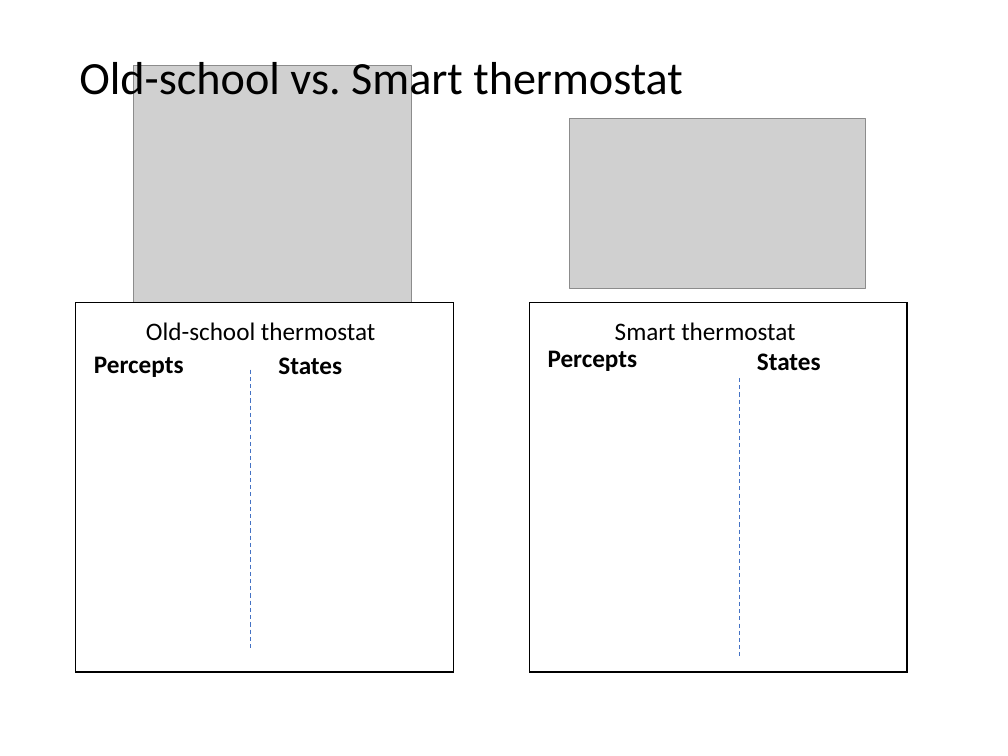
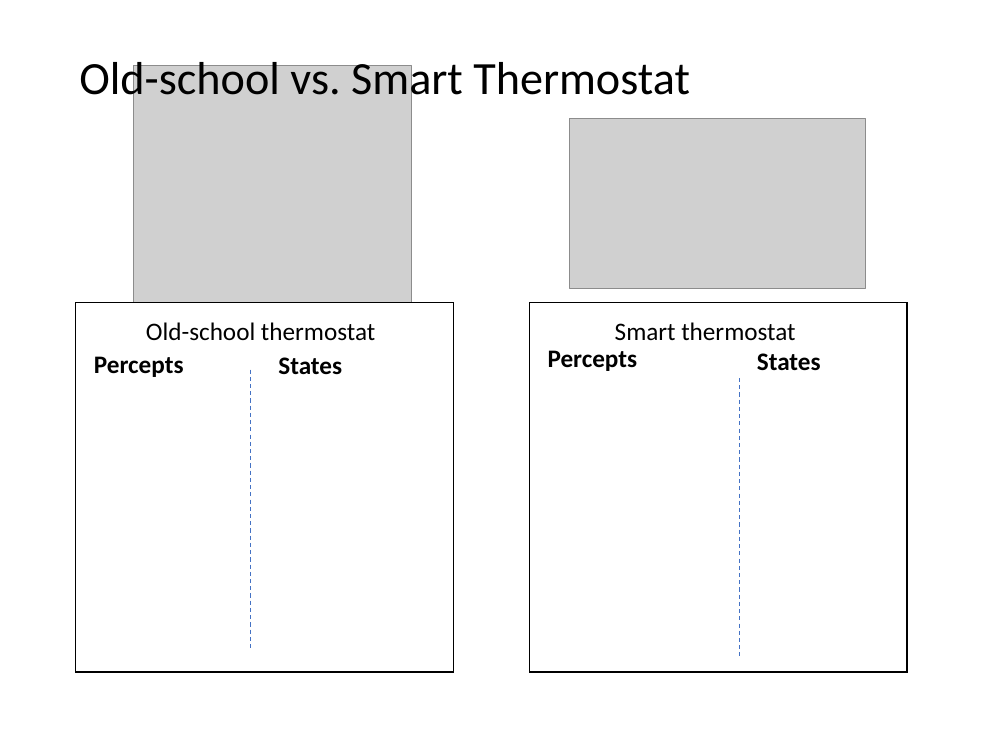
Before and after one commit to mhahsler/CS7320-AI, a slide deck: slide 24 of slides/02_agents.pptx (slide 19 before the commit). Drawn at 1008x756 pixels with LibreOffice and Linux fonts; fonts in the diff are those of the drawing; grey boxes stand for pictures. Boxes give left, top, right and bottom in pixels: in the first picture for what was removed or moved away, otherwise in the second. Text is boxed around its words. In the diff, an @@ line names an element or a change of style, - is before the commit and + after.

```diff
--- a/slides/02_agents.pptx
+++ b/slides/02_agents.pptx
@@ title at [79,56,690,106]: text changed @@
-Old-school vs. Smart thermostat
+Old-school vs. Smart Thermostat
```
Also in this commit, not shown: 23 other slides changed, 5 slides added, 1 other file.
